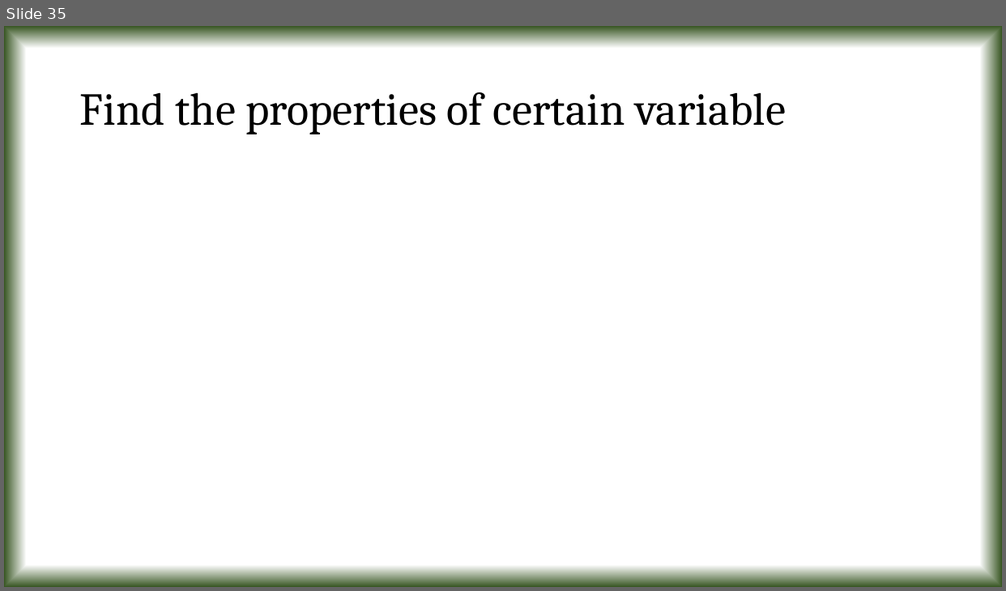
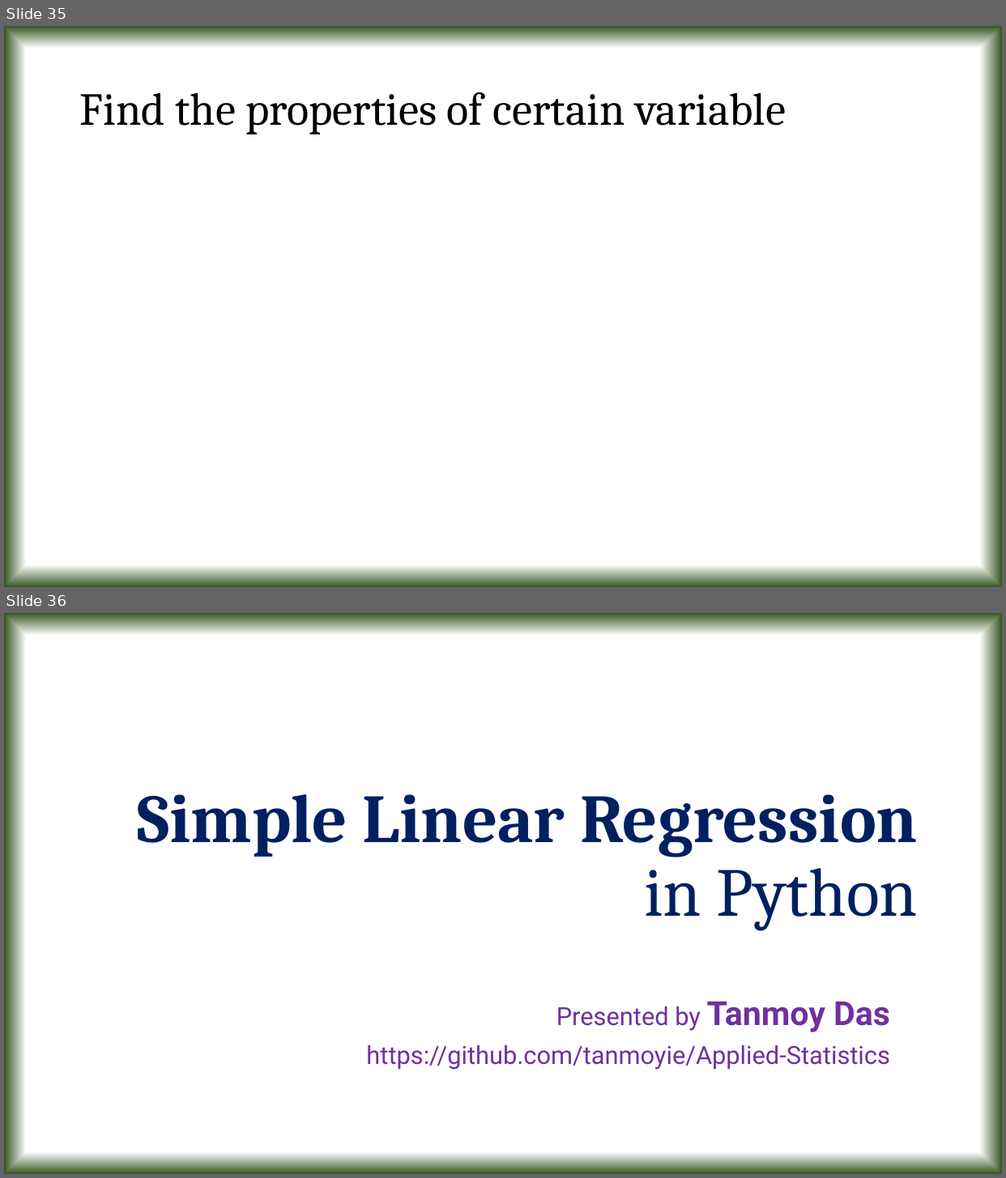
Before and after one commit to tanmoyie/Applied-Statistics, a slide deck: Python Projects & Dataset on Applied Statistics/Presentation on Python projects in Applied Statistics.pptx. Shown one above the other, each under a label of ours: slide 35 before the commit, slides 35 and 36 after it. The pictures are 1006x591 and 1006x1178 pixels, drawn with LibreOffice and Linux fonts; fonts in the diff are those of the drawing. Boxes give left, top, right and bottom in pixels: in the first picture for what was removed or moved away, otherwise in the second. Text is boxed around its words. In the diff, an @@ line names an element or a change of style, - is before the commit and + after.

```diff
--- a/Python Projects & Dataset on Applied Statistics/Presentation on Python projects in Applied Statistics.pptx
+++ b/Python Projects & Dataset on Applied Statistics/Presentation on Python projects in Applied Statistics.pptx
@@ slide 36 added at [4, 613, 1002, 1174], background gradient #FFFFFF to #385723 @@
@@ title added at [137, 794, 918, 931], 66 pt, text #002060, bold @@
+Simple Linear Regression
+in Python
@@ subtitle added at [366, 1001, 890, 1070], 24 pt, text #7030A0 @@
+Presented by Tanmoy Das
+https://github.com/tanmoyie/Applied-Statistics
```
Also in this commit, not shown: 3 other slides added, 2 other files.
